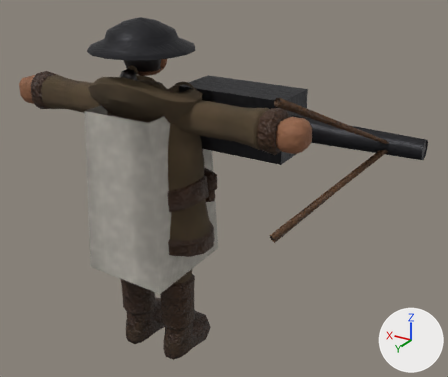
Two versions of the glTF model csharp/Unciv.Godot/Packs/units/models/unit/Anti-Aircraft Gun.glb, one commit apart.
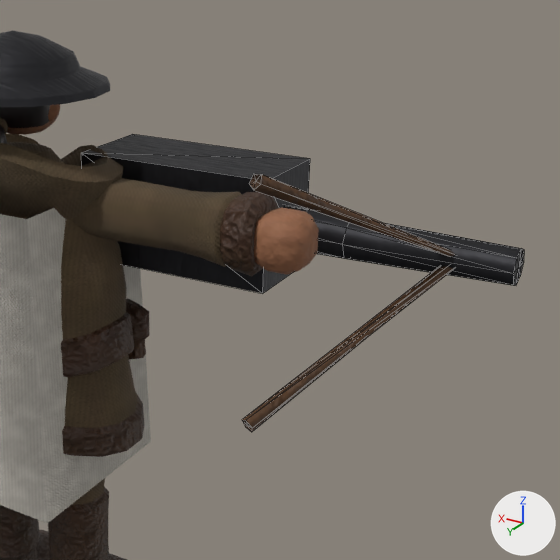
There are two pictures of each version: one whole from a 50 mm camera at (-0.854, 1.09, 1.037) aimed at (-0.169, -0.051, 0.466), one close up on the part from 30% to 100% of the width and 0% to 83% of the height. The axes (+X, +Y, +Z) are drawn at lower right. The lights are the same throughout. The last two pictures show the newer version. The close-ups show mesh edges as thin lines. Where no turn or scale is listed for an object, it has been applied to the vertices. Vertices at exactly the same position are counted once.

Names of what the first close-up shows: 'Gun', 'Warrior'.
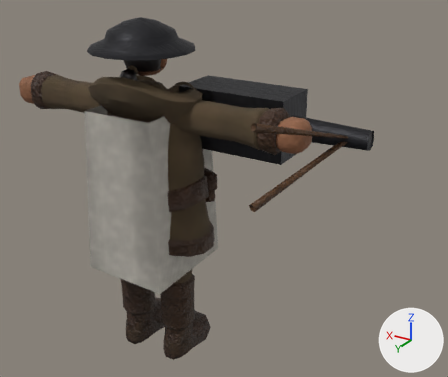
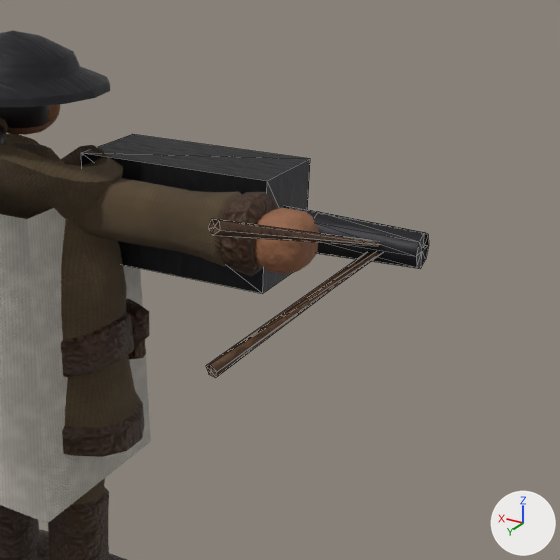
Pixel boxes [x1, y1, x2, y2] of what changed, in the close-ups (560 x 560 px; the box of a moved part takes in the faces that stretch with it):
'Gun', reshaped (21% narrower, 18% shorter)
    before: [81, 134, 524, 432]
    after: [81, 134, 429, 378]
part 1 of me_mesh_gun, added (brown)
    after: [206, 219, 382, 378]
part 2 of me_mesh_gun, deleted
    before: [242, 174, 455, 432]
part 3 of me_mesh_gun, moved or reshaped
    before: [513, 249, 524, 286]
    after: [416, 233, 429, 269]
part 4 of me_mesh_gun, surface changed
    before: [296, 207, 521, 286]
    after: [299, 208, 424, 268]

What the commit changed:
me_mesh_gun is used by ob_gun; location (-0.32, -0.045, 0.629).
me_mesh_gun had 51 vertices, 90 faces and spanned x -0.281..0.26, y -0.113..0.221, z -0.137..0.137.
me_mesh_gun now has 51 vertices, 90 faces and spans x -0.173..0.26, y -0.113..0.22, z -0.085..0.085.
me_mesh_gun part 1: a new loose piece of 17 vertices spanning x -0.138..-0.035, y -0.05..0.22, z -0.085..0.085, in mat_leather.
me_mesh_gun part 2: the loose piece of 17 vertices spanning x -0.225..-0.079, y -0.05..0.221, z -0.137..0.137 is deleted.
Part 3, on me_mesh_gun:
48 faces are deleted.
9 vertices in x -0.281, y -0.065..-0.022, z -0.022..0.022 move by (0.108, 0.0, 0.0).
8 vertices in x -0.087, y -0.069..-0.017, z -0.026..0.026 move by (0.044, 0.0, 0.0).
48 new faces join them, mat_iron.
me_mesh_gun part 4: 32 kept faces spanning x -0.173..0.173, y -0.074..-0.013, z -0.03..0.03 get new texture (UV) coordinates.
